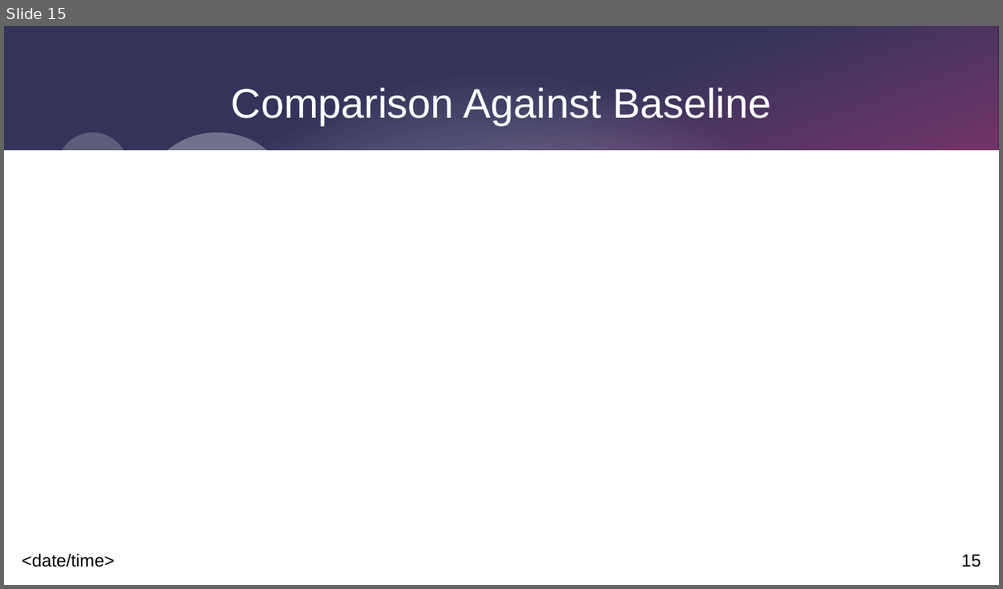
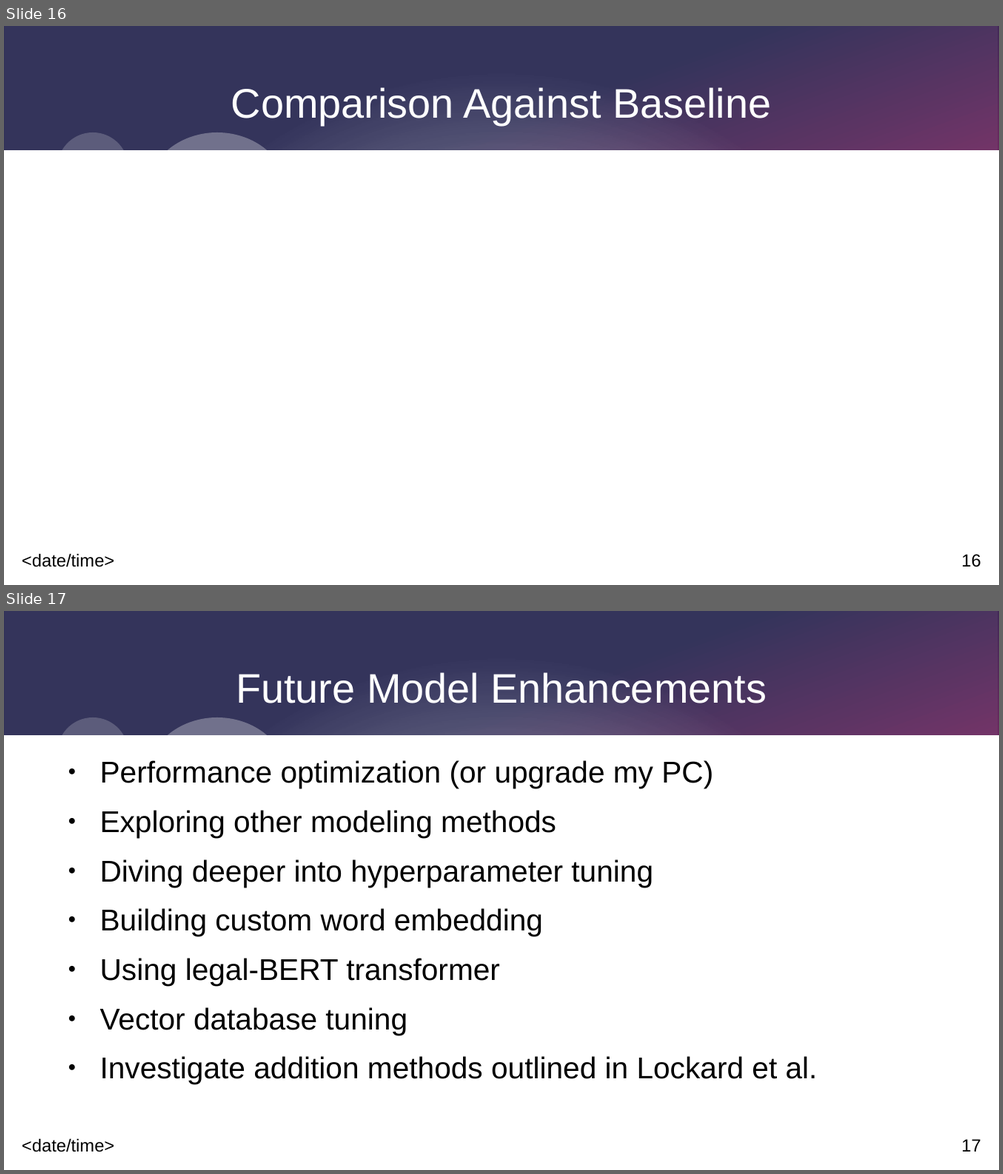
Before and after one commit to RMLanders/filevine_casestudy, a slide deck: presentation.odp. Shown one above the other, each under a label of ours: slide 15 before the commit, slides 16 and 17 after it. The pictures are 1003x589 and 1003x1174 pixels, drawn with LibreOffice and Linux fonts; fonts in the diff are those of the drawing. Boxes give left, top, right and bottom in pixels: in the first picture for what was removed or moved away, otherwise in the second. Text is boxed around its words. In the diff, an @@ line names an element or a change of style, - is before the commit and + after.

```diff
--- a/presentation.odp
+++ b/presentation.odp
@@ slide 17 added at bbox=[4, 611, 999, 1170], background #FFFFFF; not listed: 9 template elements that a slide beside it also shows @@
@@ title added at bbox=[236, 672, 766, 703], 33 pt, text #FFFFFF @@
+Future Model Enhancements
@@ text added at bbox=[100, 760, 817, 1085], 24 pt, text #000000 @@
+● Performance optimization (or upgrade my PC)
+● Exploring other modeling methods
+● Diving deeper into hyperparameter tuning
+● Building custom word embedding
+● Using legal-BERT transformer
+● Vector database tuning
+● Investigate addition methods outlined in Lockard et al.
@@ what was slide 15 is now slide 16 @@
@@ page number at bbox=[961, 554, 980, 568]: text changed @@
-15
+16
```
Also in this commit, not shown: 8 slides changed, 5 other slides added, 2 slides removed, 46 other files.
